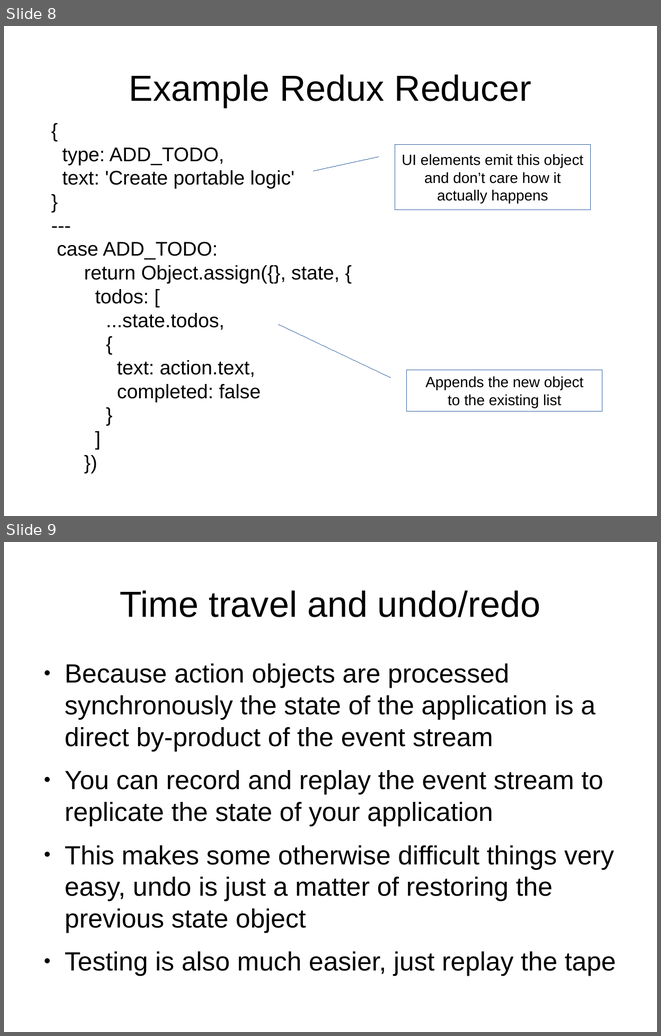
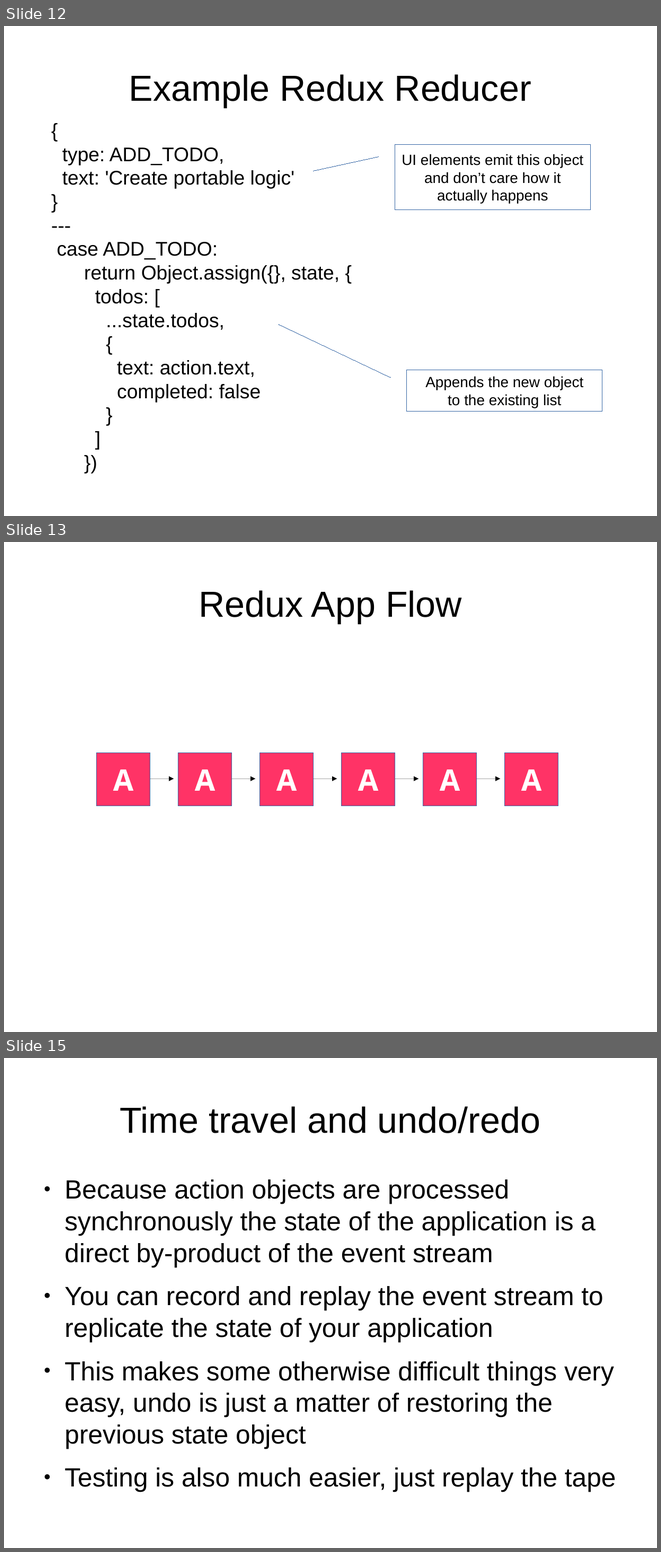
Before and after one commit to filterbubbler/java-tour-slides, a slide deck: java-talk.odp. Shown one above the other, each under a label of ours: slides 8 and 9 before the commit, slides 12, 13 and 15 after it; the slides between them are not shown. The pictures are 661x1036 and 661x1552 pixels, drawn with LibreOffice and Linux fonts; fonts in the diff are those of the drawing. Boxes give left, top, right and bottom in pixels: in the first picture for what was removed or moved away, otherwise in the second. Text is boxed around its words. In the diff, an @@ line names an element or a change of style, - is before the commit and + after.

```diff
--- a/java-talk.odp
+++ b/java-talk.odp
@@ slide 13 added at [4, 542, 657, 1032], background #FFFFFF @@
@@ title added at [199, 590, 462, 623], 44 pt, text #000000 @@
+Redux App Flow
@@ rectangle added at [97, 752, 150, 805], fill #FF3366, outline #3465A4 0 pt, 36 pt, text #FFFFFF, bold @@
+A
@@ rectangle added at [178, 752, 231, 805], fill #FF3366, outline #3465A4 0 pt, 36 pt, text #FFFFFF, bold @@
+A
@@ rectangle added at [260, 752, 314, 805], fill #FF3366, outline #3465A4 0 pt, 36 pt, text #FFFFFF, bold @@
+A
@@ rectangle added at [342, 752, 395, 805], fill #FF3366, outline #3465A4 0 pt, 36 pt, text #FFFFFF, bold @@
+A
@@ rectangle added at [424, 752, 477, 805], fill #FF3366, outline #3465A4 0 pt, 36 pt, text #FFFFFF, bold @@
+A
@@ rectangle added at [505, 752, 558, 805], fill #FF3366, outline #3465A4 0 pt, 36 pt, text #FFFFFF, bold @@
+A
@@ arrow added from (150, 778) to (174, 778), #000000 0 pt @@
@@ arrow added from (231, 778) to (255, 778), #000000 0 pt @@
@@ arrow added from (314, 778) to (337, 778), #000000 0 pt @@
@@ arrow added from (395, 778) to (419, 778), #000000 0 pt @@
@@ arrow added from (477, 778) to (501, 778), #000000 0 pt @@
@@ what was slide 8 is now slide 12 @@
@@ what was slide 9 is now slide 15 @@
```
Also in this commit, not shown: 1 slide changed, 10 other slides added, 2 slides removed, 1 other file.
